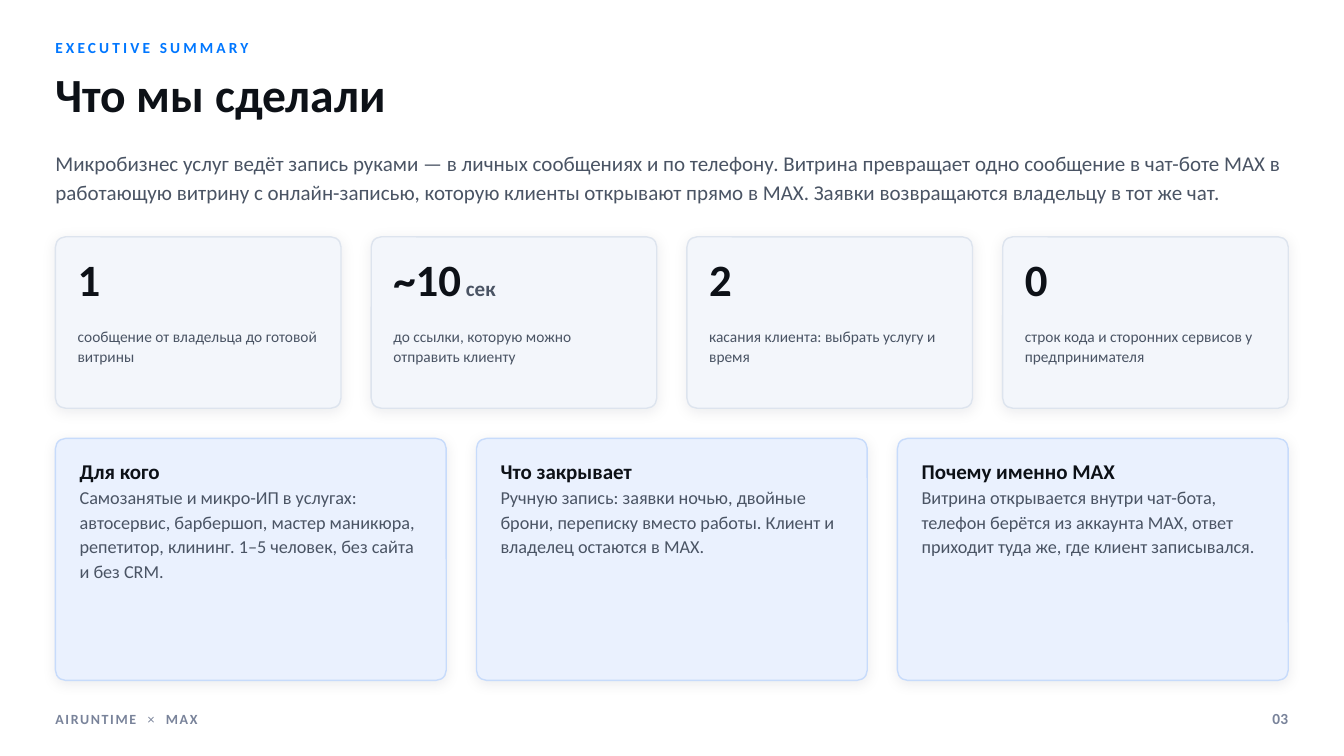
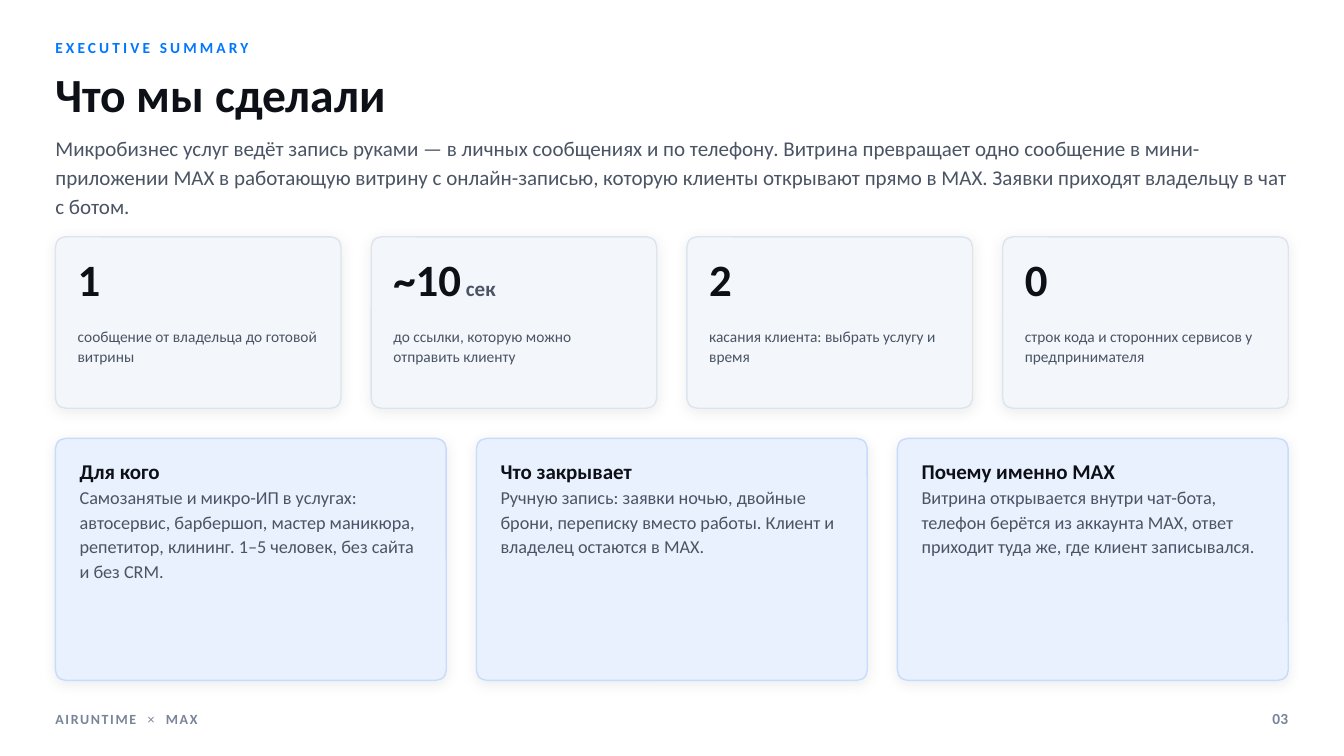
Before and after one commit to airuntime-ru/airuntime, a slide deck: slide 3 of docs/max-presentation/presentation.pptx. Drawn at 1344x756 pixels with LibreOffice and Linux fonts; fonts in the diff are those of the drawing. Boxes give left, top, right and bottom in pixels: in the first picture for what was removed or moved away, otherwise in the second. Text is boxed around its words. In the diff, an @@ line names an element or a change of style, - is before the commit and + after.

```diff
--- a/docs/max-presentation/presentation.pptx
+++ b/docs/max-presentation/presentation.pptx
@@ text at (x1=55, y1=141, x2=1286, y2=214): text changed @@
-Микробизнес услуг ведёт запись руками — в личных сообщениях и по телефону. Витрина превращает одно сообщение в чат-боте MAX в работающую витрину с онлайн-записью, которую клиенты открывают прямо в MAX. Заявки возвращаются владельцу в тот же чат.
+Микробизнес услуг ведёт запись руками — в личных сообщениях и по телефону. Витрина превращает одно сообщение в мини-приложении MAX в работающую витрину с онлайн-записью, которую клиенты открывают прямо в MAX. Заявки приходят владельцу в чат с ботом.
```
Also in this commit, not shown: 7 other slides changed, 17 other files.
